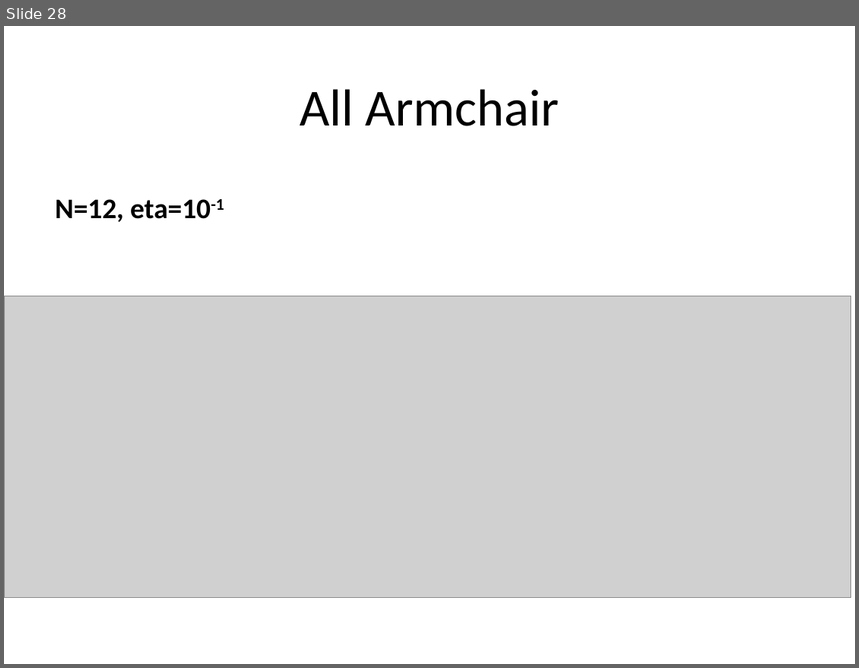
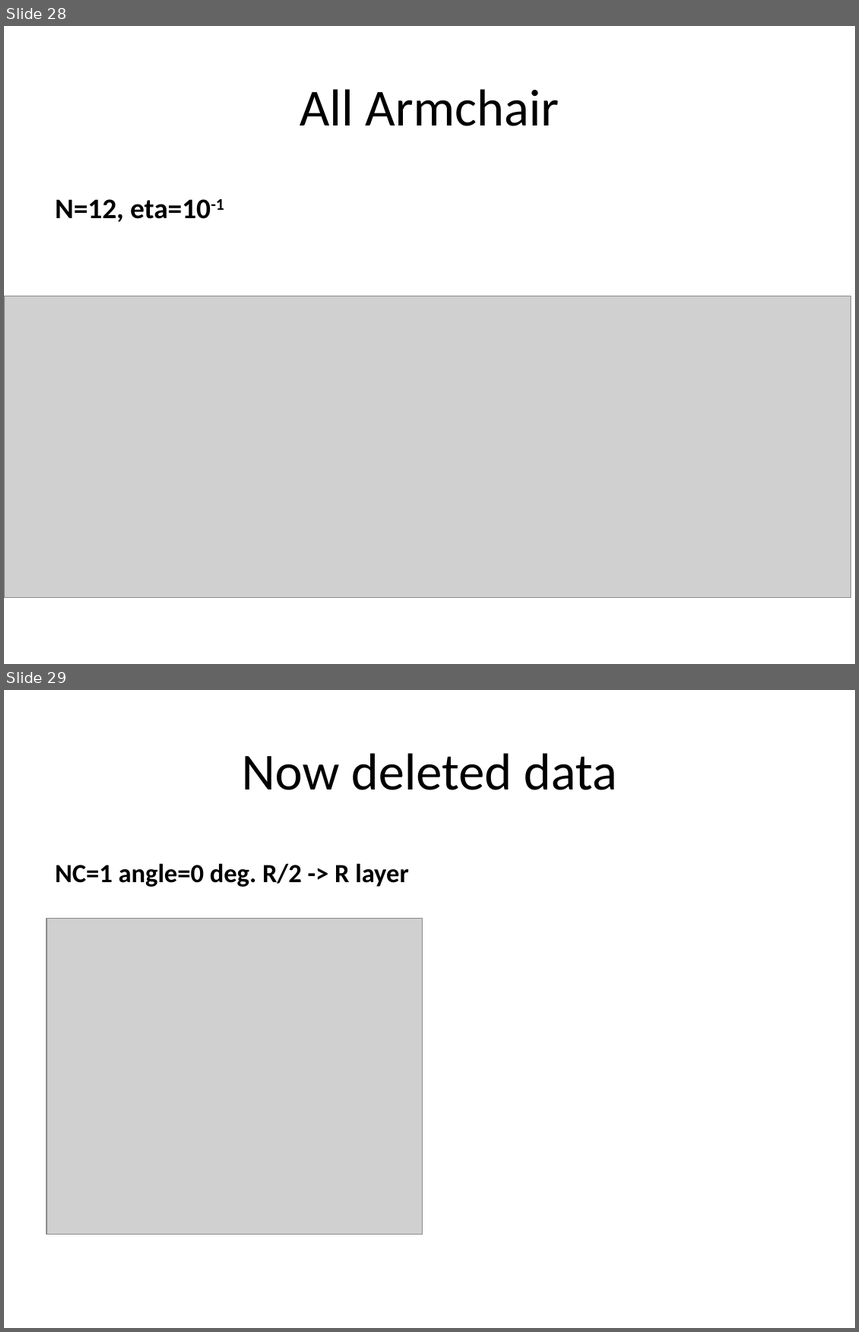
Before and after one commit to BastianValhoj/QTM-ML, a slide deck: meeting_notes/presentation.pptx. Shown one above the other, each under a label of ours: slide 28 before the commit, slides 28 and 29 after it. The pictures are 859x668 and 859x1332 pixels, drawn with LibreOffice and Linux fonts; fonts in the diff are those of the drawing; grey boxes stand for pictures. Boxes give left, top, right and bottom in pixels: in the first picture for what was removed or moved away, otherwise in the second. Text is boxed around its words. In the diff, an @@ line names an element or a change of style, - is before the commit and + after.

Commit message:
included figure of a system now removed (hpc: w3/bilayer_data/TBT-*, the first calculations)

```diff
--- a/meeting_notes/presentation.pptx
+++ b/meeting_notes/presentation.pptx
@@ slide 29 added at [4,690,855,1328], background #FFFFFF @@
@@ title added at [242,753,617,790], 44 pt, text #000000 @@
+Now deleted data
@@ text added at [55,863,408,887], 22.2 pt, text #000000, bold @@
+NC=1 angle=0 deg. R/2 -> R layer
@@ picture added at [47,918,423,1234] @@
```
